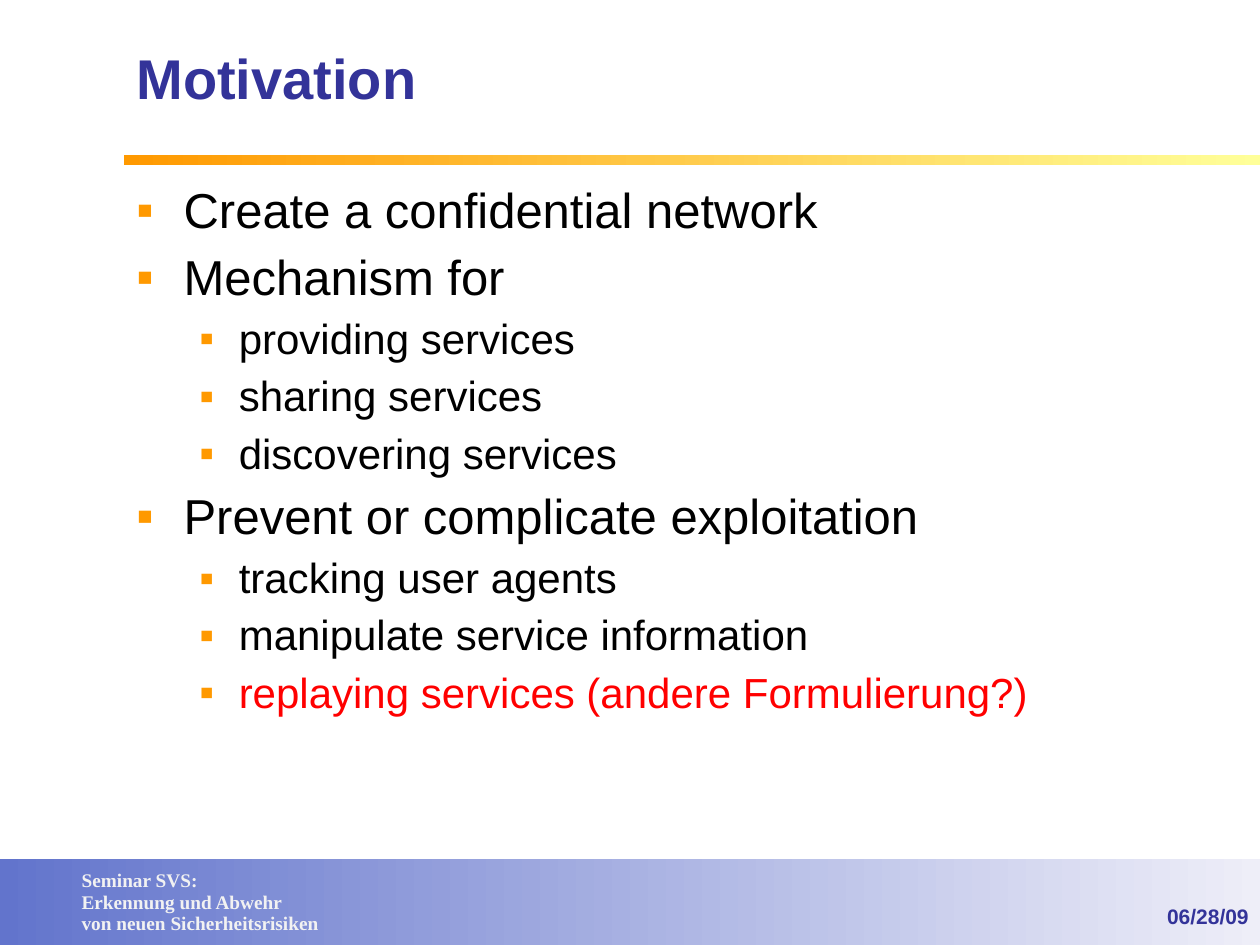
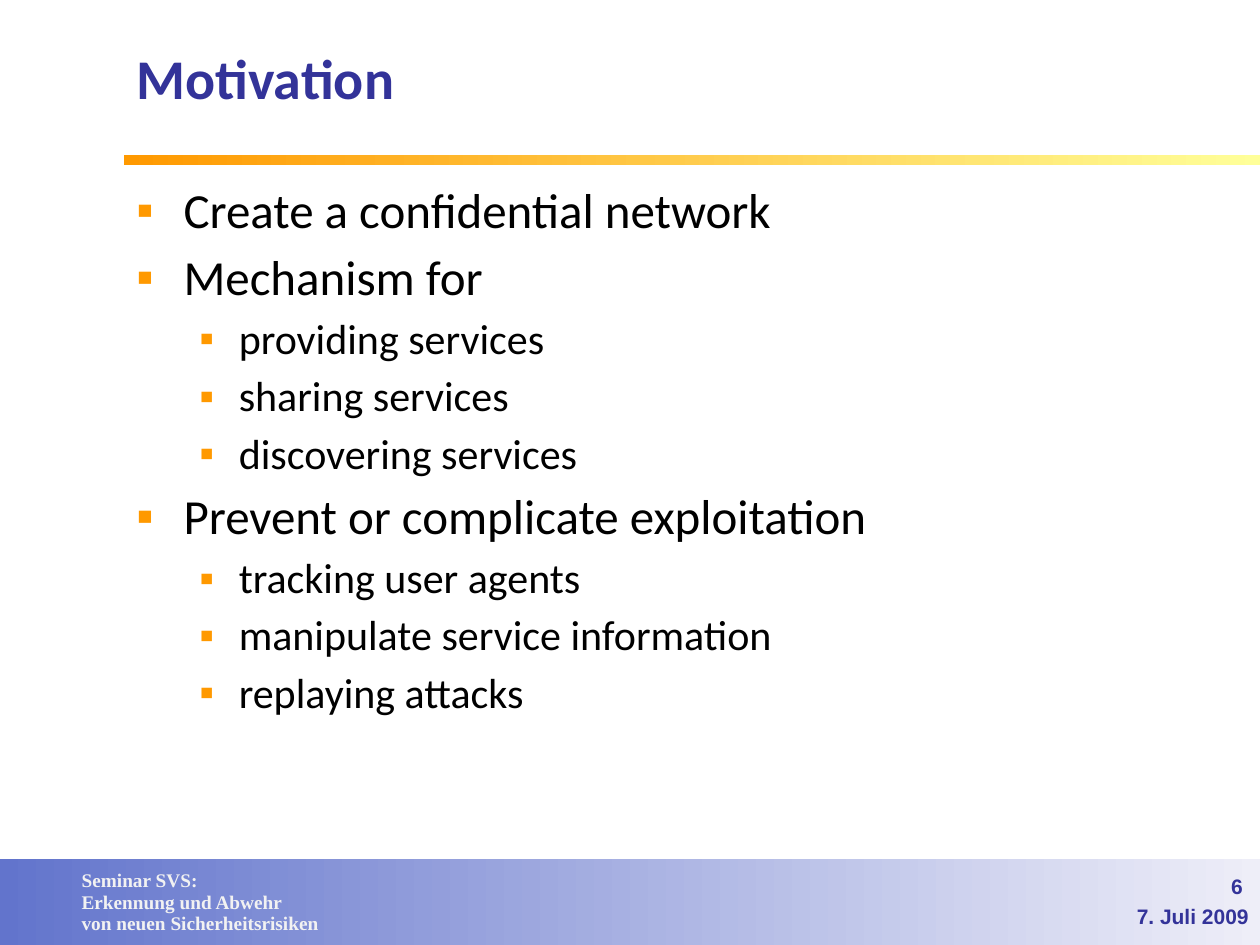
Before and after one commit to lemmy/SecuredSLP, a slide deck: slide 6 of doc/Service Discovery in open networks.ppt (slide 5 before the commit). Drawn at 1260x945 pixels with LibreOffice and Linux fonts; fonts in the diff are those of the drawing; background and template pictures are left out. Boxes give left, top, right and bottom in pixels: in the first picture for what was removed or moved away, otherwise in the second. Text is boxed around its words. In the diff, an @@ line names an element or a change of style, - is before the commit and + after.

Commit message:
Folien: Style einheitlich gemacht, kleine Fehler korrigiert, Use Case und Slider eingefuegt

```diff
--- a/doc/Service Discovery in open networks.ppt
+++ b/doc/Service Discovery in open networks.ppt
@@ title "Motivation" at <box>136,59,394,100</box>: font Arial to Calibri @@
@@ text at <box>184,194,866,657</box>: font Arial to Calibri @@
@@ text at <box>239,678,524,716</box>: text changed; font Arial to Calibri; text colour #FF0000 to #000000 @@
-  ▪ replaying services (andere Formulierung?)
+  ▪ replaying attacks
@@ page number added at <box>1231,879,1243,894</box>, 12 pt, text #333399, bold @@
+6
@@ text at <box>1137,909,1249,924</box>: text changed @@
-06/28/09
+7. Juli 2009
```
Also in this commit, not shown: 31 other slides changed, 12 slides added, 2 slides removed.
